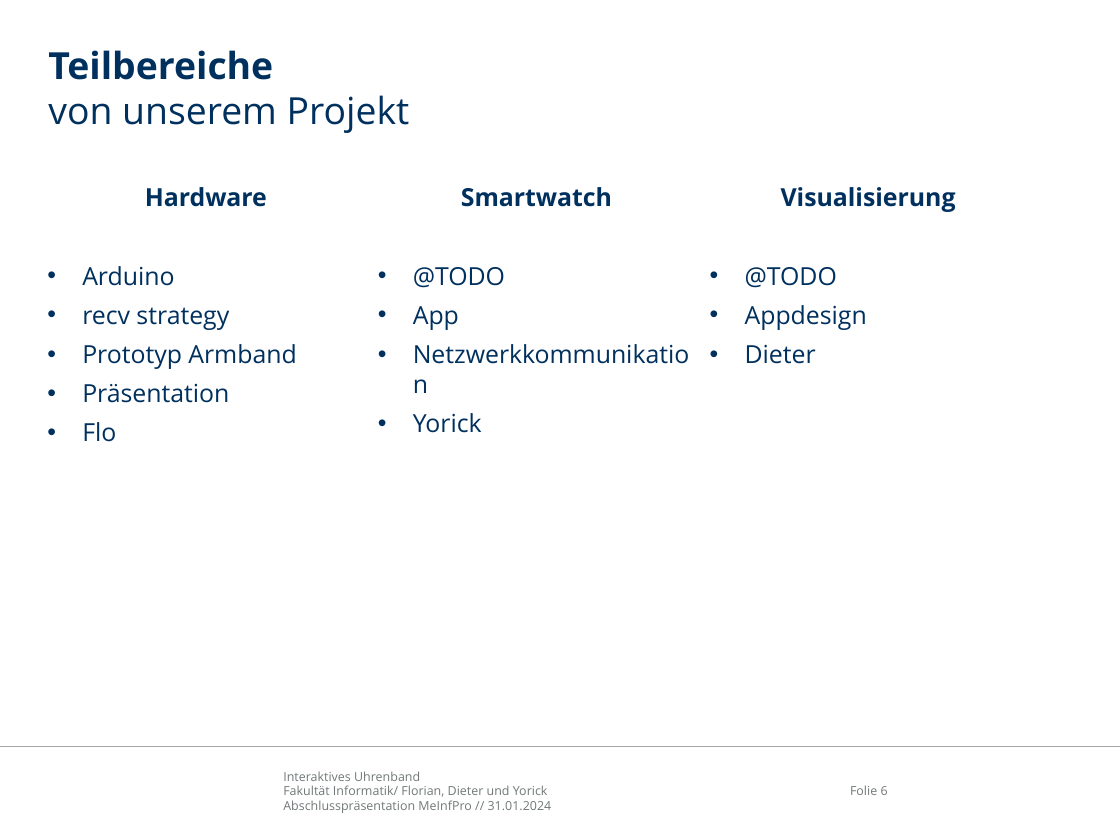
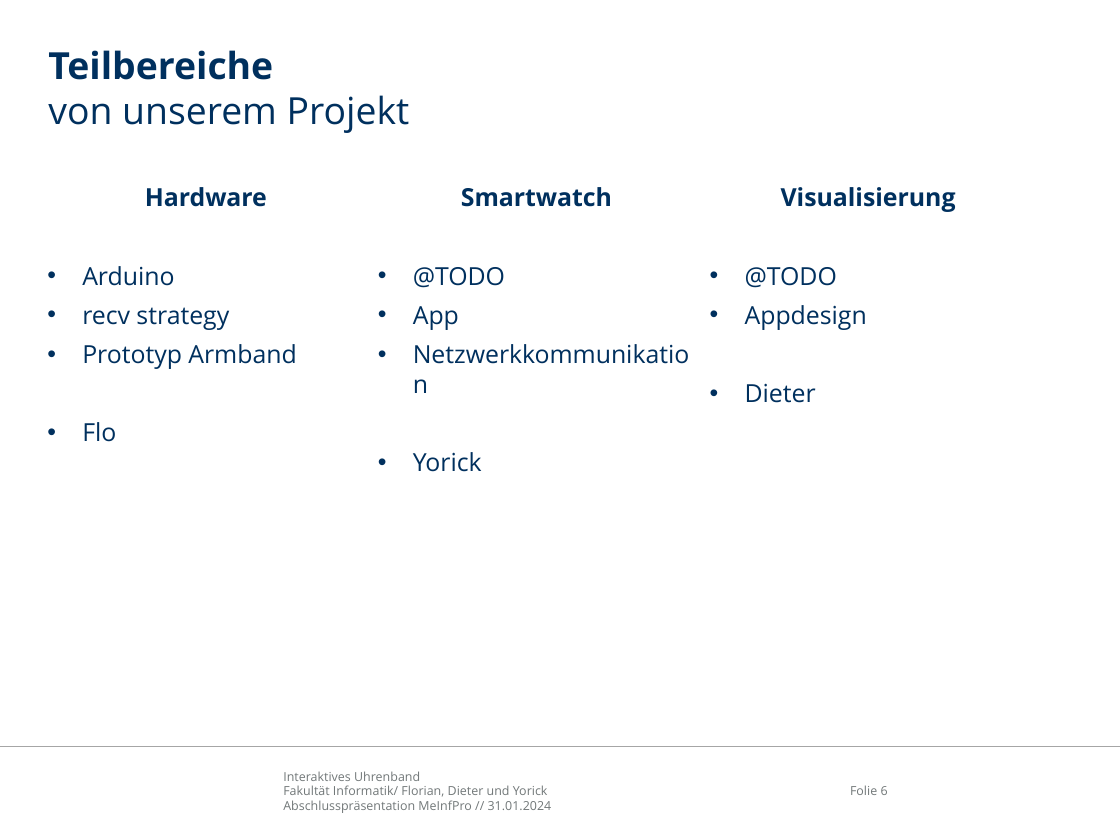
Before and after one commit to Avva-FR/StrapAR-Augmented-Smartwatch-Interface, a slide deck: slide 6 of doc/abschlusspraesentation/MeInfPro_Abschlusspräsentation_watch.pptx. Drawn at 1120x840 pixels with LibreOffice and Linux fonts; fonts in the diff are those of the drawing; background and template pictures are left out. Boxes give left, top, right and bottom in pixels: in the first picture for what was removed or moved away, otherwise in the second. Text is boxed around its words. In the diff, an @@ line names an element or a change of style, - is before the commit and + after.

```diff
--- a/doc/abschlusspraesentation/MeInfPro_Abschlusspräsentation_watch.pptx
+++ b/doc/abschlusspraesentation/MeInfPro_Abschlusspräsentation_watch.pptx
@@ text "Smartwatch" rewrapped from [413, 187, 612, 433] to [413, 187, 612, 472] @@
@@ text "Visualisierung" rewrapped from [745, 187, 956, 364] to [745, 187, 956, 403] @@
@@ text at [82, 384, 229, 403]: paragraph removed @@
-• Präsentation
```
Also in this commit, not shown: 4 other slides changed, 2 slides added, 2 slides removed.
